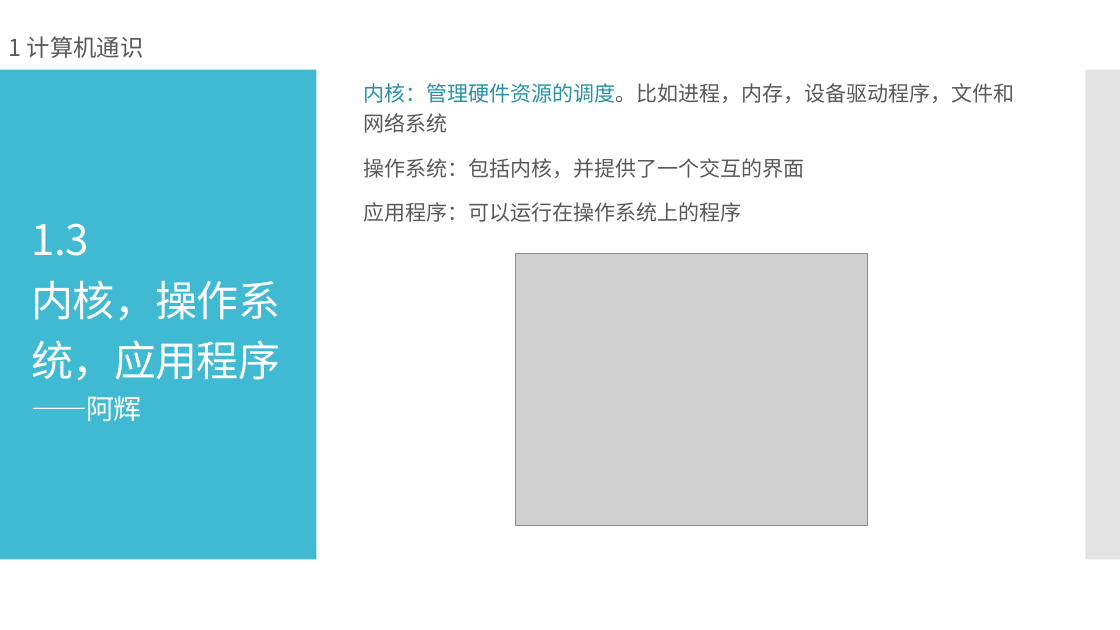
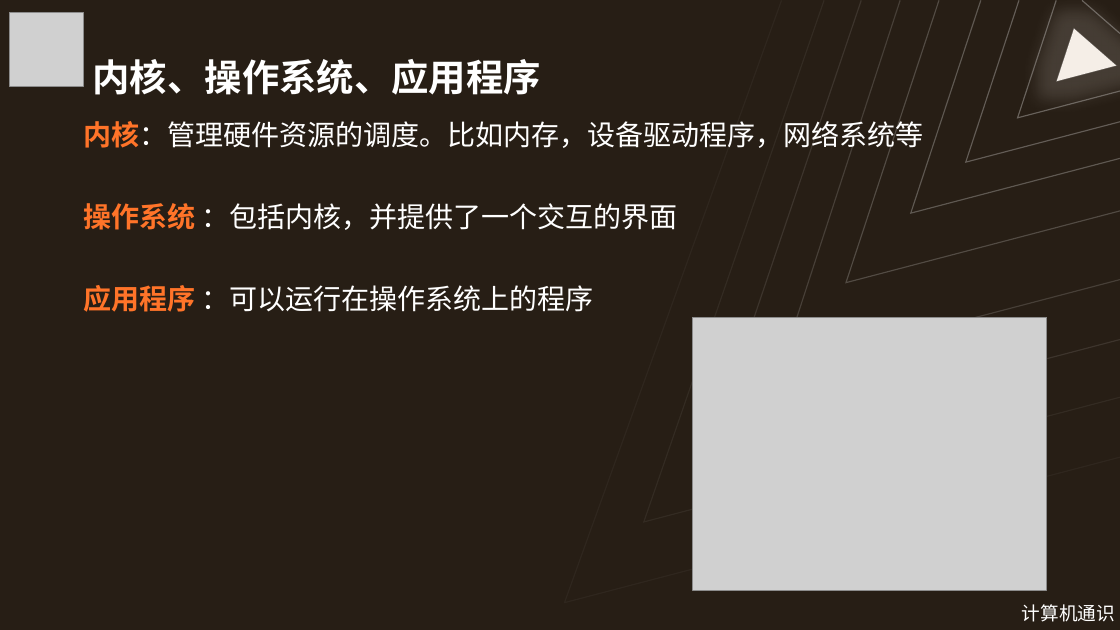
Before and after one commit to Wannerfi/CodingCourse, a slide deck: slide 23 of 1计算机通识.pptx (slide 13 before the commit). Drawn at 1120x630 pixels with LibreOffice and Linux fonts; fonts in the diff are those of the drawing; grey boxes stand for pictures. Boxes give left, top, right and bottom in pixels: in the first picture for what was removed or moved away, otherwise in the second. Text is boxed around its words. In the diff, an @@ line names an element or a change of style, - is before the commit and + after.

```diff
--- a/1计算机通识.pptx
+++ b/1计算机通识.pptx
@@ background #FFFFFF to #271E15 @@
@@ picture added at (x1=9, y1=13, x2=83, y2=87) @@
@@ freeform shape added at (x1=565, y1=0, x2=1120, y2=602), outline #FFFFFF 1 pt @@
@@ freeform shape added at (x1=644, y1=0, x2=1120, y2=522), outline #FFFFFF 1 pt @@
@@ freeform shape added at (x1=711, y1=0, x2=1120, y2=446), outline #FFFFFF 1 pt @@
@@ freeform shape added at (x1=781, y1=0, x2=1120, y2=368), outline #FFFFFF 1 pt @@
@@ freeform shape added at (x1=846, y1=0, x2=1120, y2=282), outline #FFFFFF 1 pt @@
@@ freeform shape added at (x1=911, y1=0, x2=1120, y2=213), outline #FFFFFF 1 pt @@
@@ freeform shape added at (x1=966, y1=0, x2=1120, y2=162), outline #FFFFFF 1 pt @@
@@ freeform shape added at (x1=1017, y1=0, x2=1120, y2=118), outline #FFFFFF 1 pt @@
@@ freeform shape added at (x1=1057, y1=29, x2=1117, y2=81), fill #F5EEE7, outline #FFFFFF 1 pt @@
@@ freeform shape added at (x1=1082, y1=0, x2=1120, y2=33), outline #FFFFFF 1 pt @@
@@ title "内核、操作系统、应用程序" at (x1=93, y1=59, x2=541, y2=95): vertical alignment middle to bottom @@
@@ title at (x1=93, y1=59, x2=541, y2=95): text changed; size 36 to 32 pt; font Noto Sans CJK SC to Arial; bold on @@
-1.3
-内核，操作系统，应用程序
-——阿辉
+内核、操作系统、应用程序
@@ rectangle removed at (x1=0, y1=70, x2=317, y2=560) @@
@@ rectangle removed at (x1=1086, y1=70, x2=1120, y2=560) @@
@@ text at (x1=83, y1=117, x2=923, y2=312): text changed; size 18 to 24 pt; text colour #595959 to #FFFFFF @@
-内核：管理硬件资源的调度。比如进程，内存，设备驱动程序，文件和网络系统
-操作系统：包括内核，并提供了一个交互的界面
-应用程序：可以运行在操作系统上的程序
+内核：管理硬件资源的调度。比如内存，设备驱动程序，网络系统等
+操作系统 ：包括内核，并提供了一个交互的界面
+应用程序 ：可以运行在操作系统上的程序
@@ text "内核：管理硬件资源的调度。比如内存，设备驱动程序，网络系统等" at (x1=83, y1=117, x2=923, y2=312): vertical alignment middle to bottom @@
@@ picture moved from (x1=515, y1=254, x2=868, y2=526) to (x1=693, y1=318, x2=1047, y2=591) @@
@@ text "计算机通识" at (x1=1022, y1=604, x2=1115, y2=622): vertical alignment middle to top @@
@@ text at (x1=1022, y1=604, x2=1115, y2=622): text changed; size 20 to 16 pt; text colour #595959 to #FFFFFF @@
-1 计算机通识
+计算机通识
```
Also in this commit, not shown: 13 other slides changed, 12 slides added, 3 slides removed, 1 other file.
